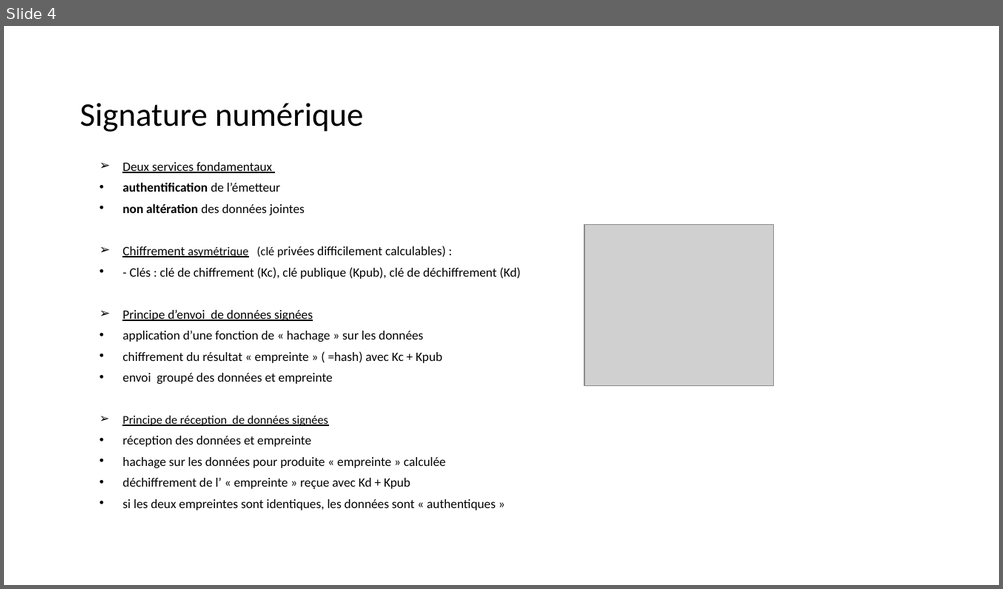
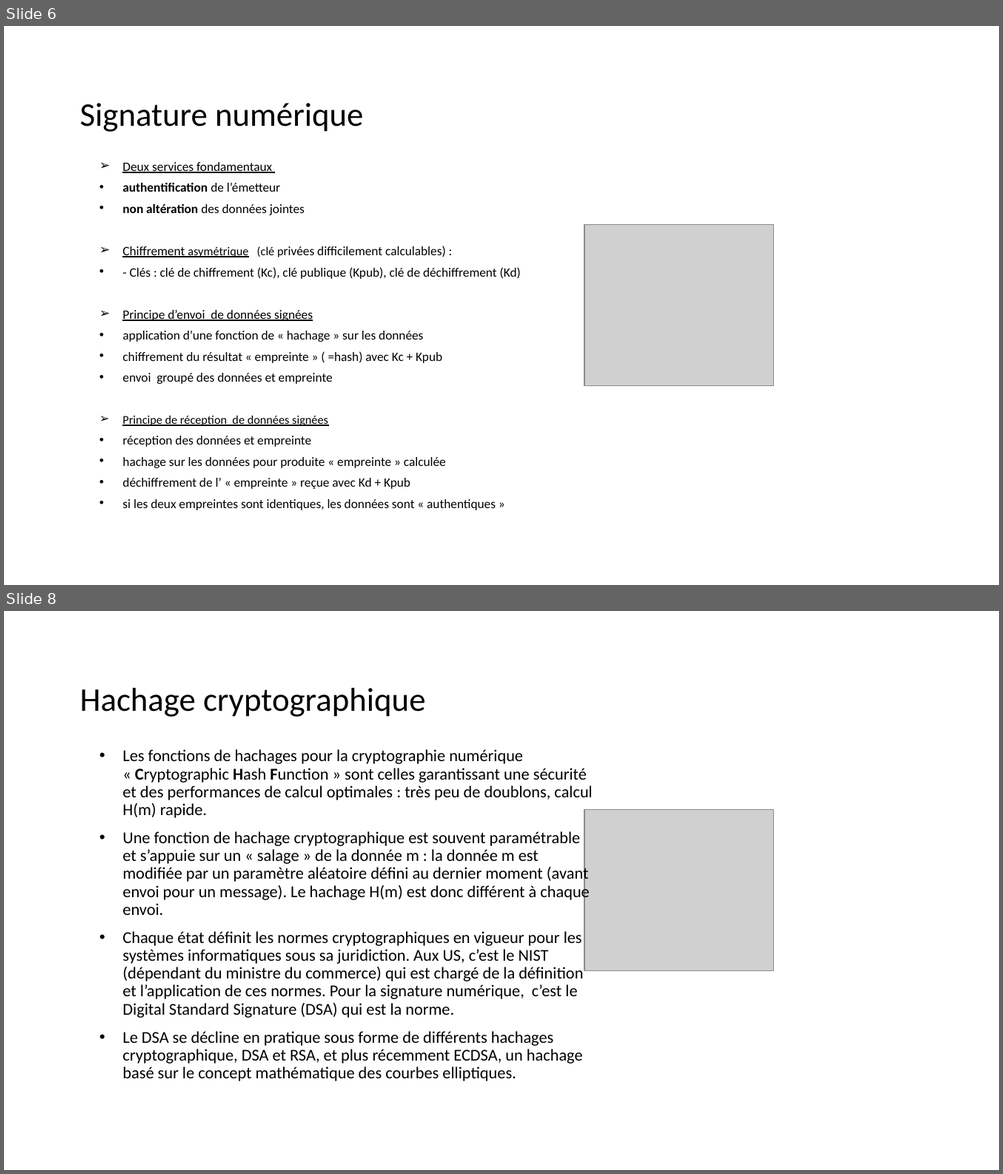
Before and after one commit to dominiquelaurain/fastecdsa, a slide deck: docs/Autoformation_Git.pptx. Shown one above the other, each under a label of ours: slide 4 before the commit, slides 6 and 8 after it; the slides between them are not shown. The pictures are 1003x589 and 1003x1174 pixels, drawn with LibreOffice and Linux fonts; fonts in the diff are those of the drawing; grey boxes stand for pictures. Boxes give left, top, right and bottom in pixels: in the first picture for what was removed or moved away, otherwise in the second. Text is boxed around its words. In the diff, an @@ line names an element or a change of style, - is before the commit and + after.

```diff
--- a/docs/Autoformation_Git.pptx
+++ b/docs/Autoformation_Git.pptx
@@ slide 8 added at [4,611,999,1170], background #FFFFFF @@
@@ title added at [80,688,425,717], 32 pt, text #000000 @@
+Hachage cryptographique
@@ text added at [122,749,592,1082], 16 pt, text #000000 @@
+• Les fonctions de hachages pour la cryptographie numérique « Cryptographic Hash Function » sont celles garantissant une sécurité et des performances de calcul optimales : très peu de doublons, calcul H(m) rapide.
+• Une fonction de hachage cryptographique est souvent paramétrable et s’appuie sur un « salage » de la donnée m : la donnée m est modifiée par un paramètre aléatoire défini au dernier moment (avant envoi pour un message). Le hachage H(m) est donc différent à chaque envoi.
+• Chaque état définit les normes cryptographiques en vigueur pour les systèmes informatiques sous sa juridiction. Aux US, c’est le NIST (dépendant du ministre du commerce) qui est chargé de la définition et l’application de ces normes. Pour la signature numérique, c’est le Digital Standard Signature (DSA) qui est la norme.
+• Le DSA se décline en pratique sous forme de différents hachages cryptographique, DSA et RSA, et plus récemment ECDSA, un hachage basé sur le concept mathématique des courbes elliptiques.
@@ picture added at [584,810,774,971] @@
@@ what was slide 4 is now slide 6 @@
```
Also in this commit, not shown: 1 slide changed, 4 other slides added.
